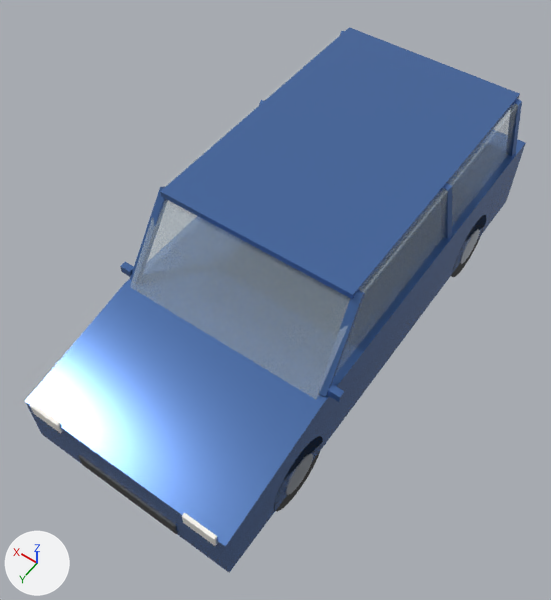
The glTF model modules/assets/internal/models/vehicle/vehicle.car.suv_blue.glb as it was, and as the next commit left it.
Rendered twice from a 50 mm camera at (-2.28, 3.6, 5.72) aimed at (0.03, 0.36, 0.64). The lights are fixed; the arrows at lower left show +X, +Y and +Z. The older version comes first.

Before the edit, the objects in view are built like this:
```python
mat_car_blue = principled_material('car_blue')
mat_car_blue.base_color = (0.08, 0.18, 0.45)  # blue #5076b3
mat_car_blue.metallic = 0.5
mat_car_blue.roughness = 0.25
me_main__car_blue = bpy.data.meshes.new('main__car_blue')
me_main__car_blue.from_pydata(...)  # 84 vertices, 128 faces; spans x -1.04..1.04, y -2.3..2.3, z 0.22..1.7
me_main__car_blue.materials.append(mat_car_blue)  # blue #5076b3
me_main__light_emitter = bpy.data.meshes.new('main__light_emitter')
me_main__light_emitter.from_pydata(...)  # a box spanning x -0.87..-0.59, y 2.28..2.32, z 0.65..0.77; a box spanning x 0.59..0.87, y 2.28..2.32, z 0.65..0.77
me_main__light_emitter.materials.append(mat_light_emitter)  # white #fffdf6
me_main__steel_painted = bpy.data.meshes.new('main__steel_painted')
me_main__steel_painted.from_pydata(...)  # a 14-sided cylinder along x spanning x -0.96..-0.72, y 1.24..1.61, z 0.15..0.51; a 14-sided cylinder along x spanning x 0.72..0.96, y 1.24..1.61, z 0.15..0.51; a 14-sided cylinder along x spanning x -0.96..-0.72, y -1.61..-1.24, z 0.15..0.51; a 14-sided cylinder along x spanning x 0.72..0.96, y -1.61..-1.24, z 0.15..0.51
me_main__steel_painted.materials.append(mat_steel_painted)  # grey #adb3bc
ob_main__car_blue = bpy.data.objects.new('main__car_blue', me_main__car_blue)
ob_main__car_blue.location = (0.0, 0.0, 0.0)
ob_main__light_emitter = bpy.data.objects.new('main__light_emitter', me_main__light_emitter)
ob_main__light_emitter.location = (0.0, 0.0, 0.0)
ob_main__steel_painted = bpy.data.objects.new('main__steel_painted', me_main__steel_painted)
ob_main__steel_painted.location = (0.0, 0.0, 0.0)
# also in view: 'main__glass' at (0.0, -0.48, 1.32); 'main__plastic_black' at (0.0, 2.3, 0.34)
```
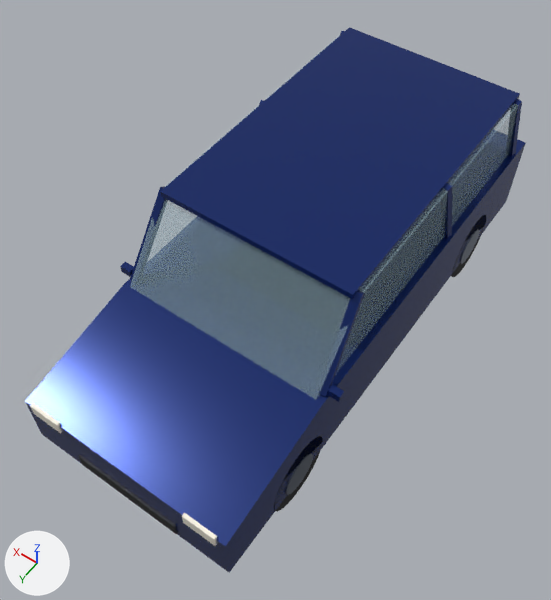
Boxes (x1, y1, x2, y2) around the edits, measured in the pictures (551 x 600 px):
'main__car_blue', recoloured (blue to dark blue): (25, 27, 526, 572) in both

The change, as a diff of the scene's bpy script:
```diff
--- a/modules/assets/internal/models/vehicle/vehicle.car.suv_blue.glb.py
+++ b/modules/assets/internal/models/vehicle/vehicle.car.suv_blue.glb.py
@@ mat_car_blue @@
 mat_car_blue = principled_material('car_blue')
-mat_car_blue.base_color = (0.08, 0.18, 0.45)  # blue #5076b3
+mat_car_blue.base_color = (0.0072, 0.0272, 0.171)  # dark blue #142e73
 mat_car_blue.metallic = 0.5
```
